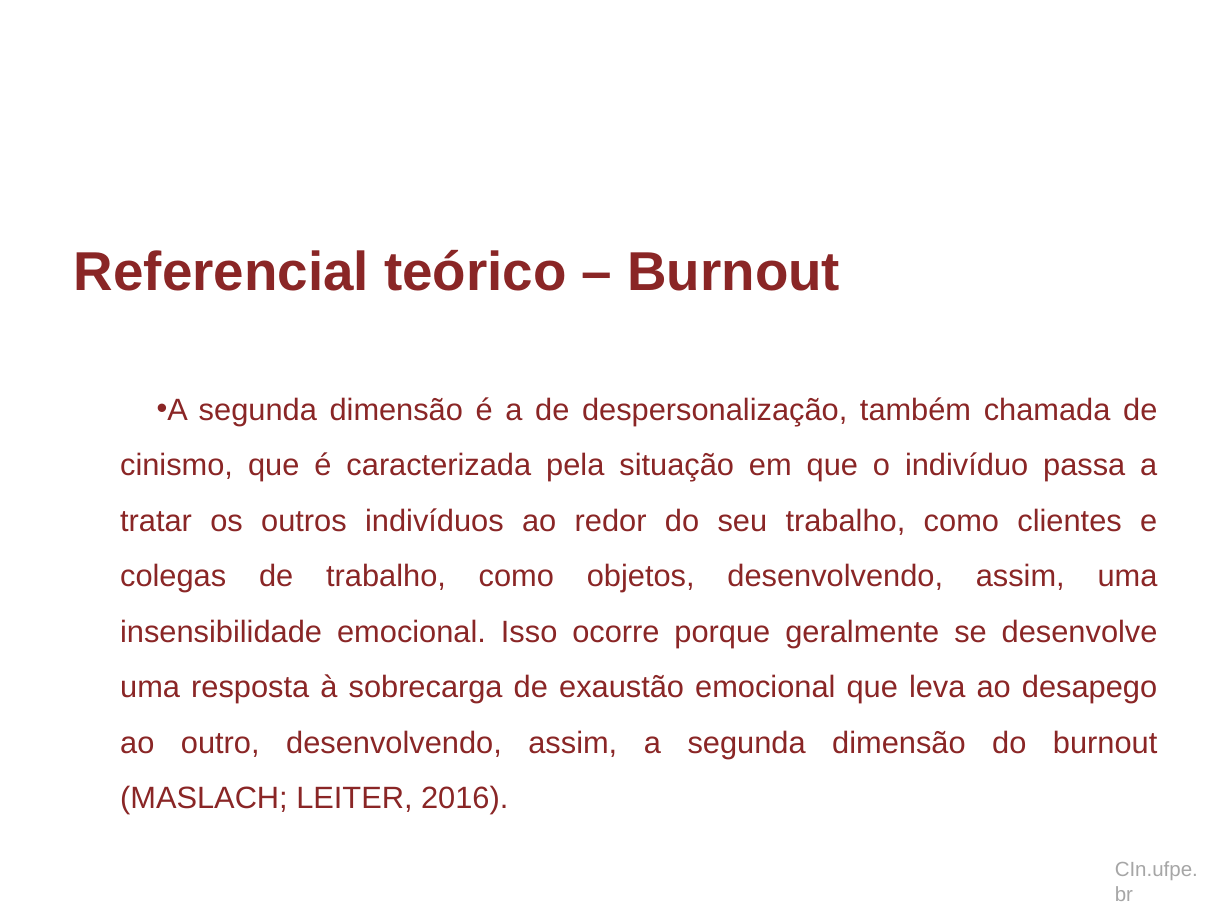
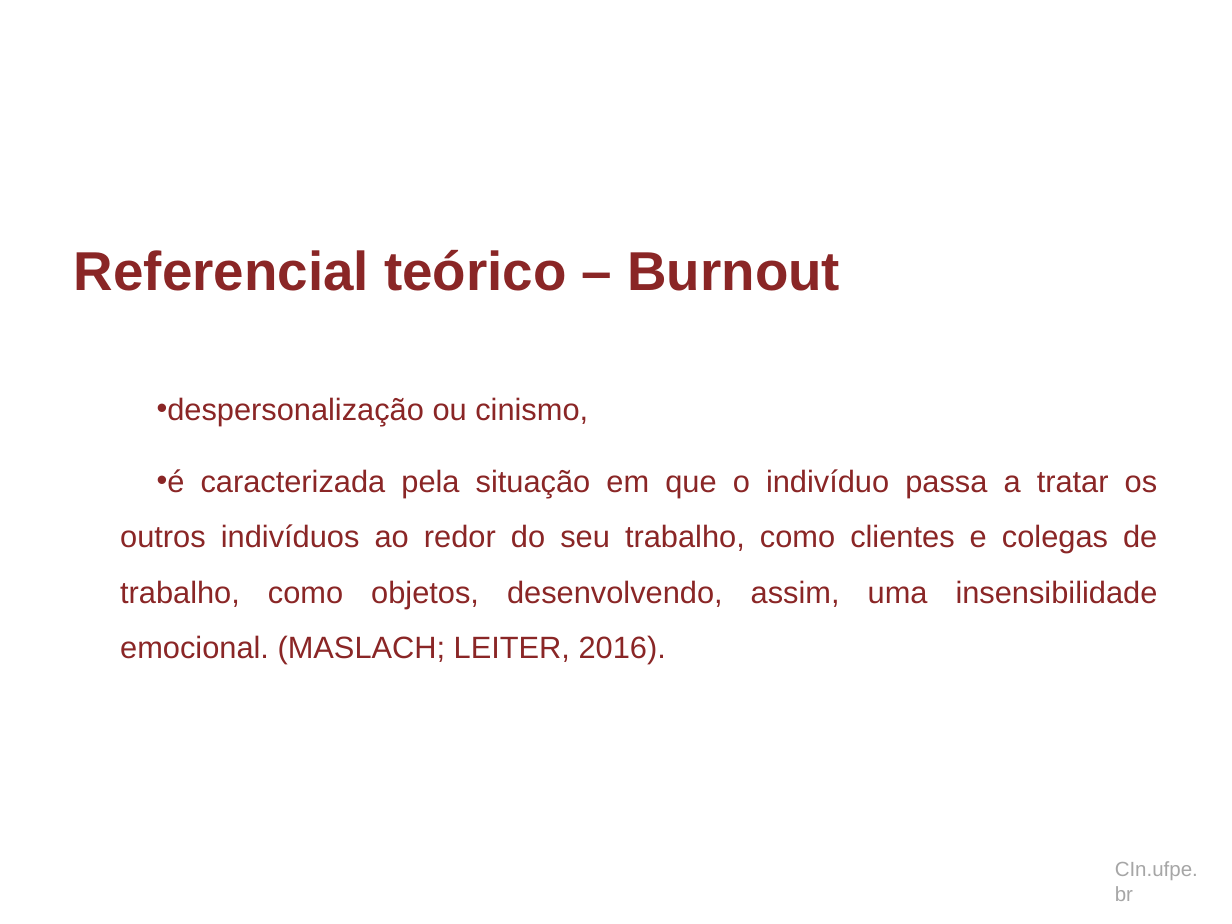
Before and after one commit to dan1lo/doutoradoR, a slide deck: slide 29 of apresentacao doutorado.pptx. Drawn at 1232x924 pixels with LibreOffice and Linux fonts; fonts in the diff are those of the drawing; background and template pictures are left out. Boxes give left, top, right and bottom in pixels: in the first picture for what was removed or moved away, otherwise in the second. Text is boxed around its words. In the diff, an @@ line names an element or a change of style, - is before the commit and + after.

```diff
--- a/apresentacao doutorado.pptx
+++ b/apresentacao doutorado.pptx
@@ text at <box>120,397,1158,664</box>: text changed @@
-• A segunda dimensão é a de despersonalização, também chamada de cinismo, que é caracterizada pela situação em que o indivíduo passa a tratar os outros indivíduos ao redor do seu trabalho, como clientes e colegas de trabalho, como objetos, desenvolvendo, assim, uma insensibilidade emocional. Isso ocorre porque geralmente se desenvolve uma resposta à sobrecarga de exaustão emocional que leva ao desapego ao outro, desenvolvendo, assim, a segunda dimensão do burnout (MASLACH; LEITER, 2016).
+• despersonalização ou cinismo,
+• é caracterizada pela situação em que o indivíduo passa a tratar os outros indivíduos ao redor do seu trabalho, como clientes e colegas de trabalho, como objetos, desenvolvendo, assim, uma insensibilidade emocional. (MASLACH; LEITER, 2016).
```
Also in this commit, not shown: 13 other slides changed, 2 slides removed.
